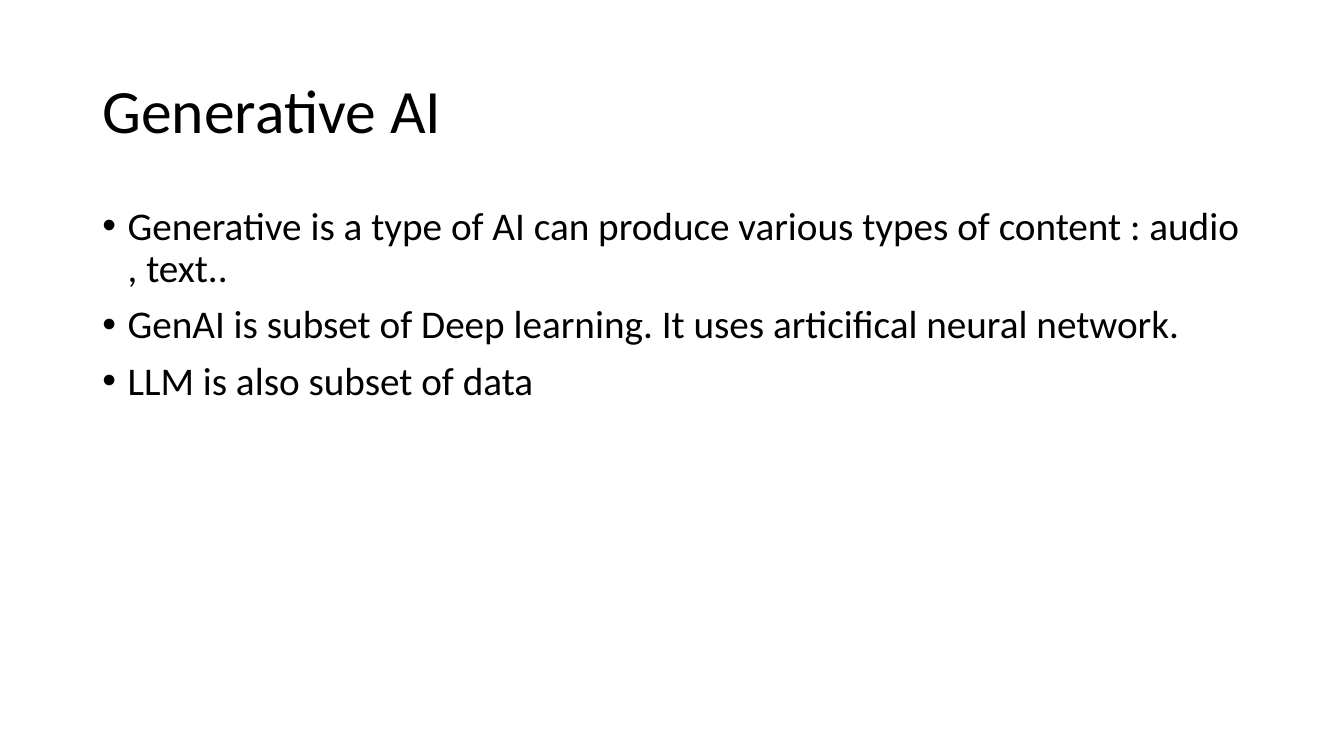
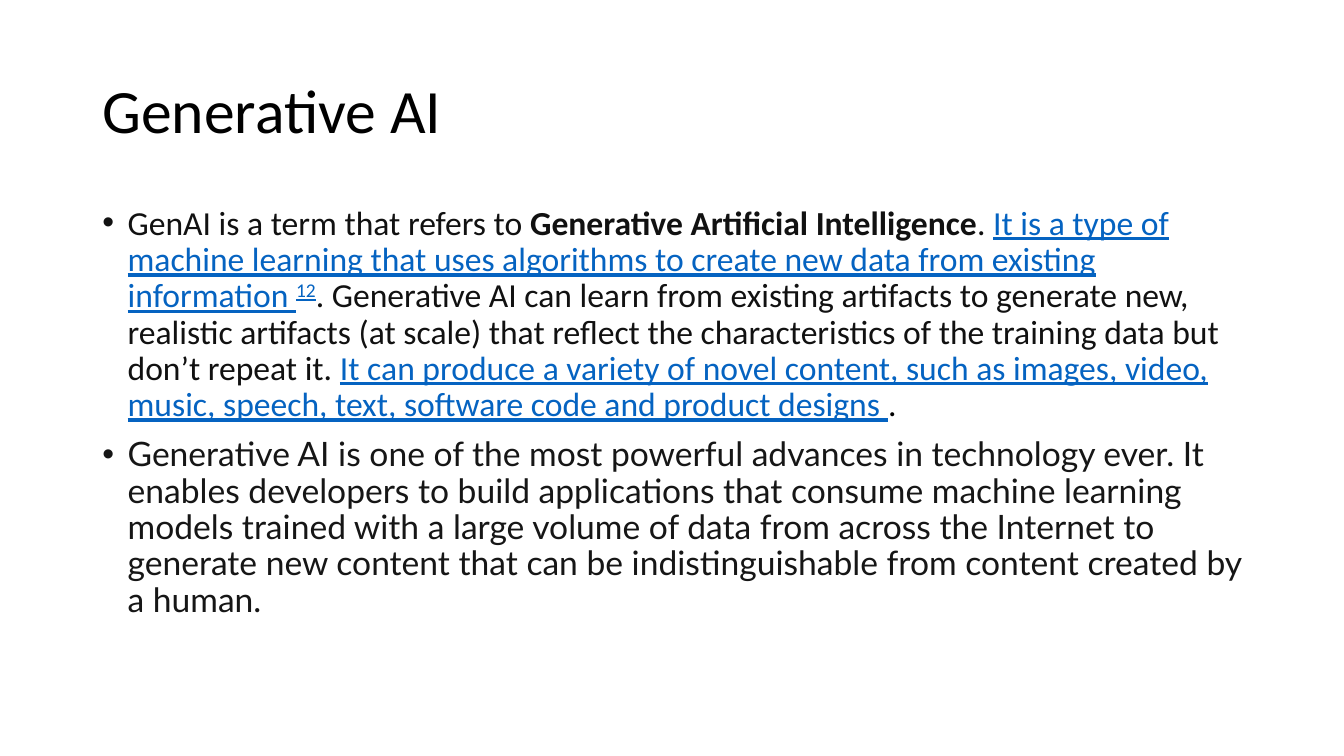
Before and after one commit to shanu-github/Data, a slide deck: slide 3 of Generative_AI/introduction.pptx. Drawn at 1344x756 pixels with LibreOffice and Linux fonts; fonts in the diff are those of the drawing. Boxes give left, top, right and bottom in pixels: in the first picture for what was removed or moved away, otherwise in the second. Text is boxed around its words. In the diff, an @@ line names an element or a change of style, - is before the commit and + after.

```diff
--- a/Generative_AI/introduction.pptx
+++ b/Generative_AI/introduction.pptx
@@ text at <box>128,211,1243,613</box>: text changed; size 28 to 24 pt; text colour #000000 to #161616 @@
-• Generative is a type of AI can produce various types of content : audio , text..
-• GenAI is subset of Deep learning. It uses articifical neural network.
-• LLM is also subset of data
+• GenAI is a term that refers to Generative Artificial Intelligence. It is a type of machine learning that uses algorithms to create new data from existing information 12. Generative AI can learn from existing artifacts to generate new, realistic artifacts (at scale) that reflect the characteristics of the training data but don’t repeat it. It can produce a variety of novel content, such as images, video, music, speech, text, software code and product designs .
+• Generative AI is one of the most powerful advances in technology ever. It enables developers to build applications that consume machine learning models trained with a large volume of data from across the Internet to generate new content that can be indistinguishable from content created by a human.
```
Also in this commit, not shown: 35 slides added, 18 other files.
